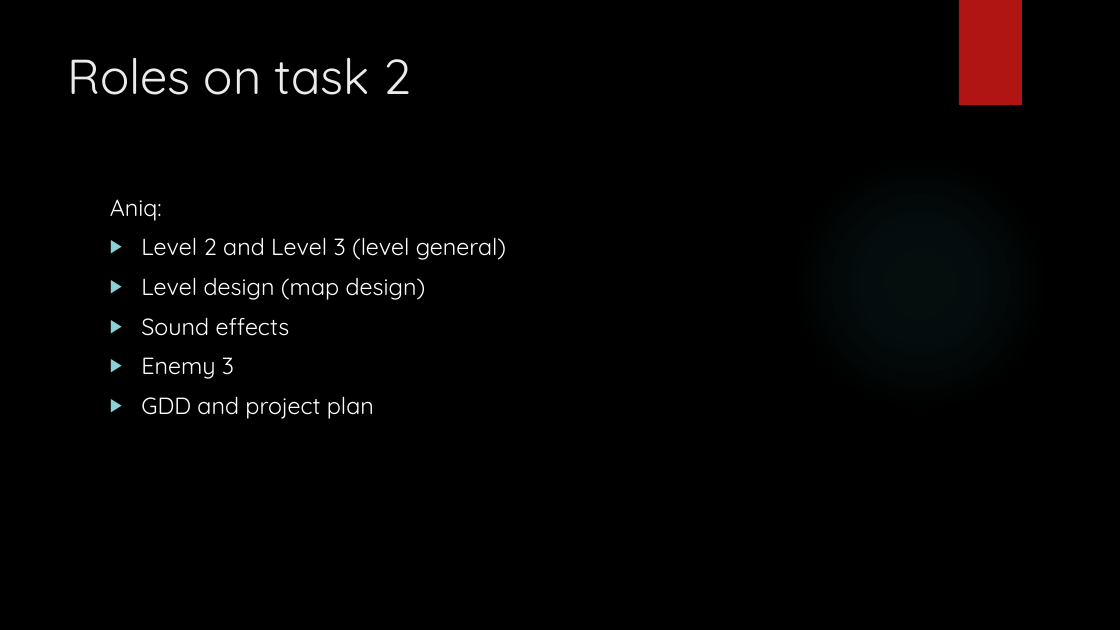
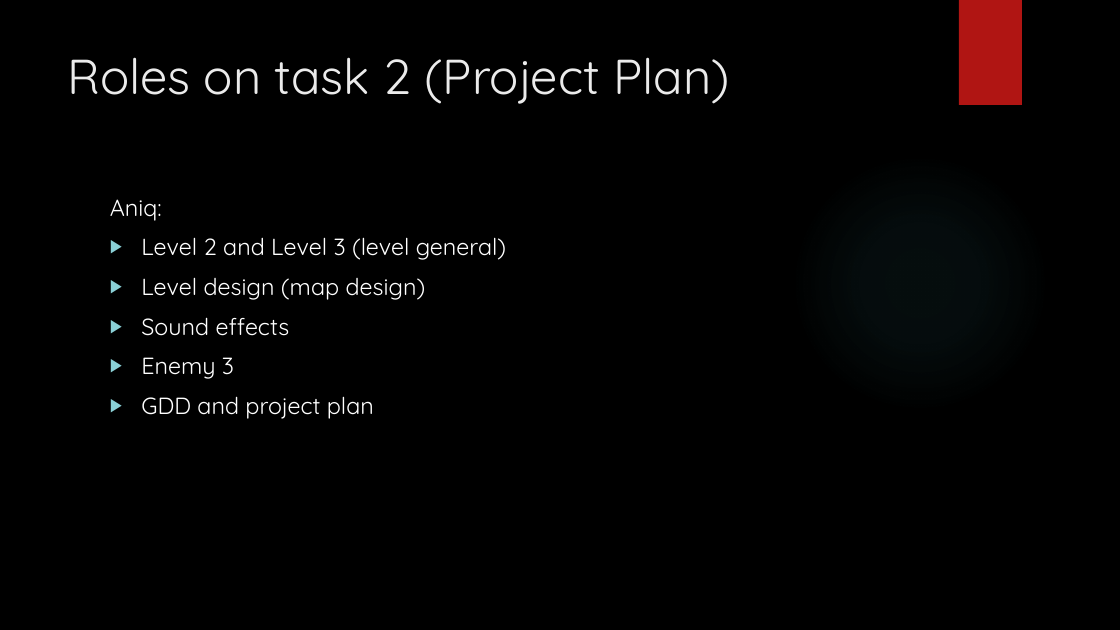
Before and after one commit to JefarAberson19/ET-invasion, a slide deck: slide 5 of Document/02_Napa_13_Aniq_Presentation.pptx (slide 4 before the commit). Drawn at 1120x630 pixels with LibreOffice and Linux fonts; fonts in the diff are those of the drawing; background and template pictures are left out. Boxes give left, top, right and bottom in pixels: in the first picture for what was removed or moved away, otherwise in the second. Text is boxed around its words. In the diff, an @@ line names an element or a change of style, - is before the commit and + after.

Commit message:
edited some parts
edited document following:
ProjectPlan
Presentation

```diff
--- a/Document/02_Napa_13_Aniq_Presentation.pptx
+++ b/Document/02_Napa_13_Aniq_Presentation.pptx
@@ title at [68,57,730,104]: text changed @@
-Roles on task 2
+Roles on task 2 (Project Plan)
```
Also in this commit, not shown: 3 other slides changed, 2 slides added, 2 slides removed, 1 other file.
